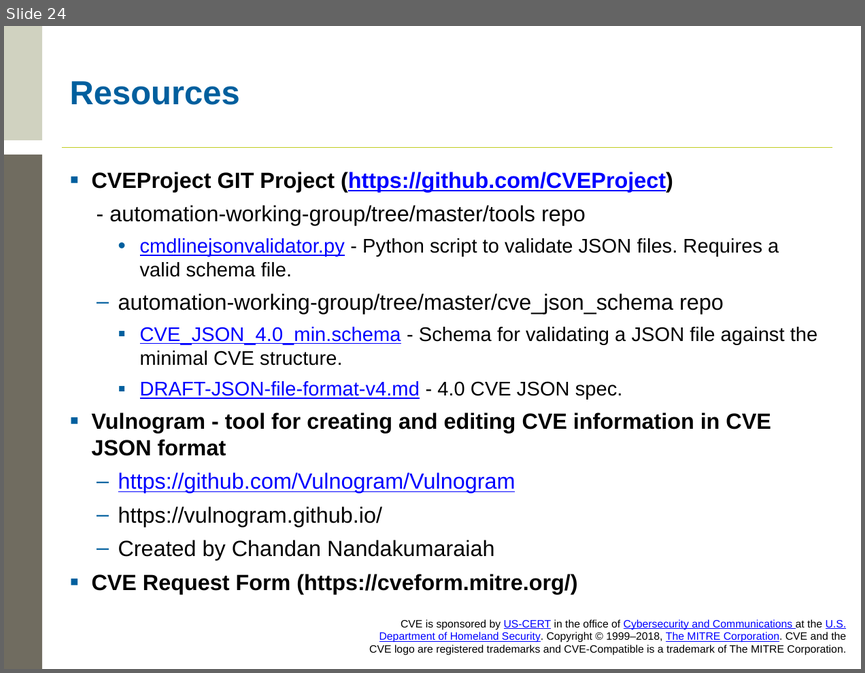
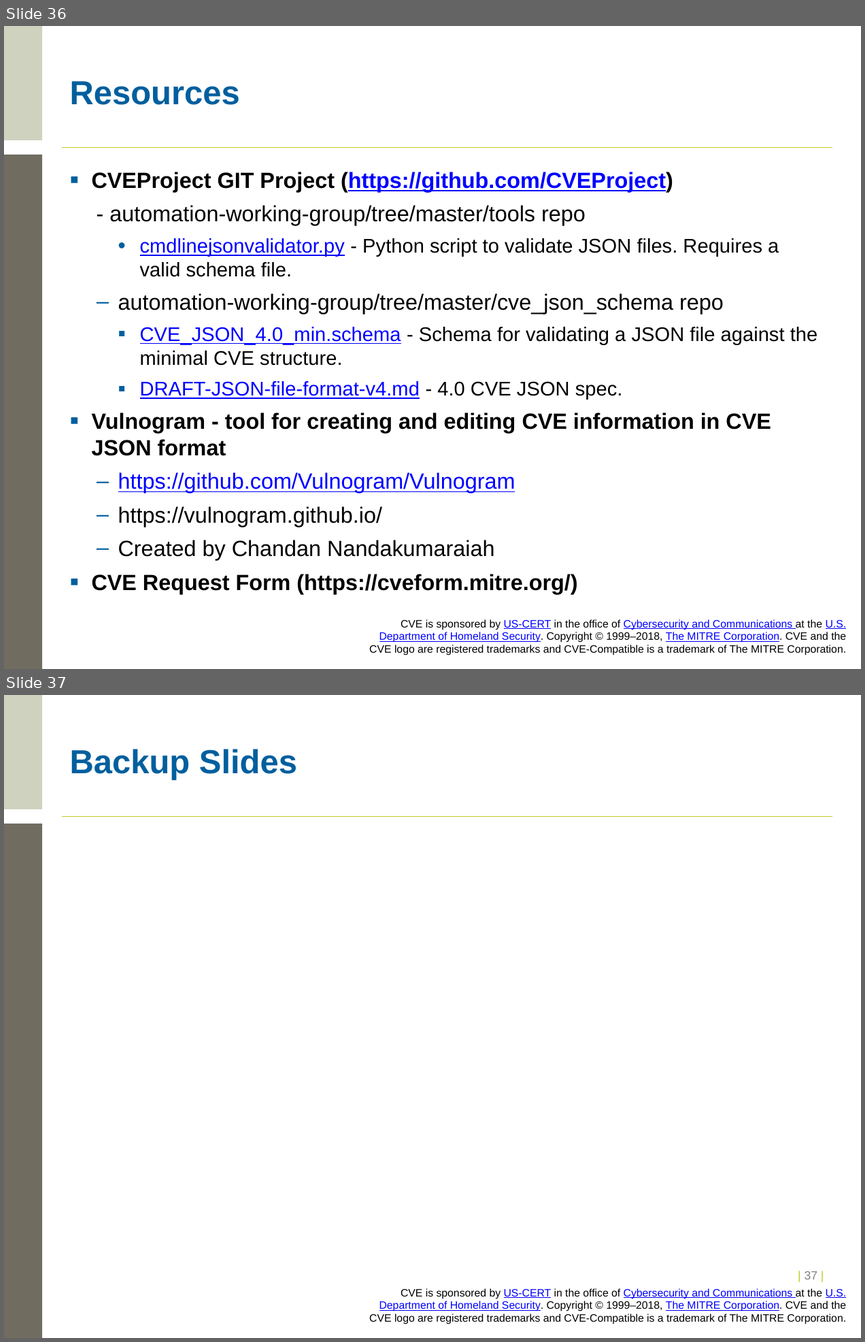
Before and after one commit to CVEProject/cveproject.github.io, a slide deck: docs/cna/Entry_Submission_Process.pptx. Shown one above the other, each under a label of ours: slide 24 before the commit, slides 36 and 37 after it. The pictures are 865x673 and 865x1342 pixels, drawn with LibreOffice and Linux fonts; fonts in the diff are those of the drawing; background and template pictures are left out. Boxes give left, top, right and bottom in pixels: in the first picture for what was removed or moved away, otherwise in the second. Text is boxed around its words. In the diff, an @@ line names an element or a change of style, - is before the commit and + after.

```diff
--- a/docs/cna/Entry_Submission_Process.pptx
+++ b/docs/cna/Entry_Submission_Process.pptx
@@ slide 37 added at (4,695,861,1338), background #FFFFFF; not listed: 4 template elements that a slide beside it also shows @@
@@ title added at (70,749,297,780), 28 pt, text #005F9E, bold @@
+Backup Slides
@@ page number added at (804,1271,817,1279), 10 pt, text #C1CD23 @@
+| 37 |
@@ what was slide 24 is now slide 36 @@
```
Also in this commit, not shown: 1 slide changed, 22 other slides added.
